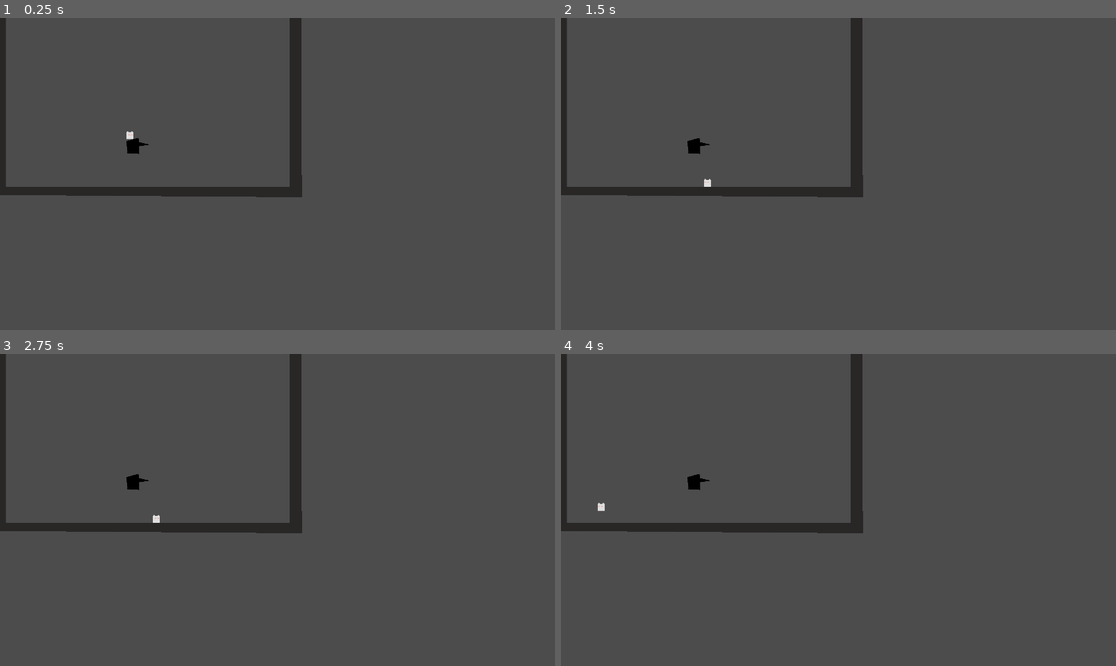
Above: before the commit, frames 1-4 (two rows, left to right).
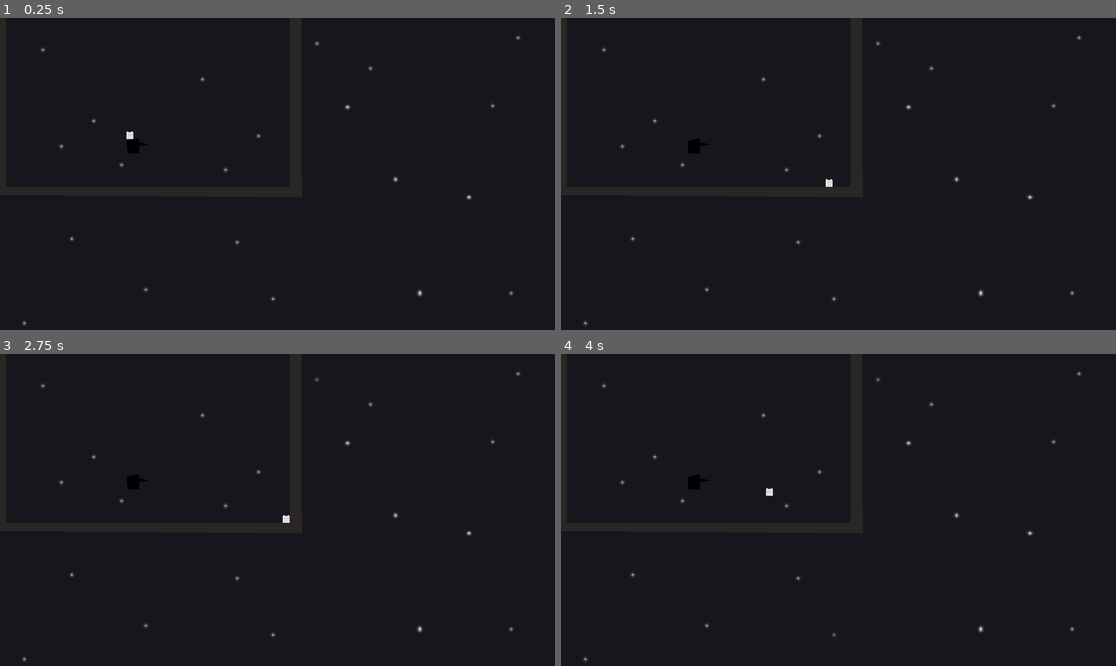
Above: after the commit, the same moments.

Repository: Chris-Qinn/Wolf-2
Game: Godot game, scene res://GameLevel.tscn
The game is run twice, just before and just after one commit, with the same random seed, the same clock (stepped at 60 frames per second) and the same inputs.
Inputs (mouse positions are in pixels of both pictures, inside the frame that each line leads up to):
- Up to frame 1 (0.25 s): no input
- Up to frame 2 (1.5 s): move the mouse to (960, 158) at 0.52 s; hold D (key_right) 0.53-1.28 s; hold Right mouse button (bounce, bound only before the commit) 0.53-1.28 s; tap Space (jump) at 0.77 s; tap Shift (dash, bound only before the commit) at 0.8, 1.35 s; move the mouse to (727, 189) at 1.27 s; hold S (key_down) from 1.28 s (still down)
- Up to frame 3 (2.75 s): tap Space (jump) at 1.52 s; right-click (166, 525) at 1.55 s; move the mouse to (333, 441) at 2.02 s; release S (key_down) at 2.03 s; hold D (key_right) from 2.03 s (still down); hold Right mouse button (bounce, bound only before the commit) from 2.03 s (still down); tap Shift (dash, bound only before the commit) at 2.3 s
- Up to frame 4 (4 s): tap Enter at 2.75 s; move the mouse to (810, 572) at 2.77 s; release D (key_right) at 2.78 s; release Right mouse button (bounce, bound only before the commit) at 2.78 s; hold W (key_up) 2.78-3.53 s; tap Shift (dash, bound only before the commit) at 2.85, 3.8 s; tap Space (jump) at 3.02, 3.77 s; right-click (810, 572) at 3.05 s; move the mouse to (1005, 556) at 3.52 s; hold A (key_left) from 3.53 s (still down); hold Right mouse button (bounce, bound only before the commit) from 3.53 s (still down)

The runs differ from the first frame. In frame 1, 96% of the frame differs, in the area x 0-100%, y 0-100%; in frame 2, 96%; in frame 3, 96%; in frame 4, 96%.

Commit message:
making starry background better
(incomplete)

Diff:
--- a/GameLevel.tscn
+++ b/GameLevel.tscn
@@ -1,7 +1,8 @@
-[gd_scene load_steps=3 format=2]
+[gd_scene load_steps=4 format=2]
 
 [ext_resource path="res://Wolf.tscn" type="PackedScene" id=1]
 [ext_resource path="res://platform_ish.tscn" type="PackedScene" id=2]
+[ext_resource path="res://starryskies.tscn" type="PackedScene" id=3]
 
 [node name="GameLevel" type="Node2D"]
 
@@ -23,3 +24,6 @@
 [node name="Polygon2D" type="Polygon2D" parent="KinematicBody2D/CollisionPolygon2D"]
 color = Color( 0.164706, 0.152941, 0.152941, 1 )
 polygon = PoolVector2Array( 20, -7.642, 20, 585, 1002, 585, 1002, -5.057, 1042.91, -5.05682, 1044.21, 620.443, -15.5258, 612.689, -11.6487, -17.9804 )
+
+[node name="Node2D" parent="." instance=ExtResource( 3 )]
+show_behind_parent = true
--- /dev/null
+++ b/ParallaxBackground.tscn
@@ -0,0 +1,9 @@
+[gd_scene load_steps=2 format=2]
+
+[ext_resource path="res://gimpassets/starrysky.png" type="Texture" id=1]
+
+[node name="ParallaxBackground" type="ParallaxBackground"]
+
+[node name="starrysky" type="Sprite" parent="."]
+position = Vector2( 958.486, 540.967 )
+texture = ExtResource( 1 )
--- /dev/null
+++ b/heart.tscn
@@ -0,0 +1,22 @@
+[gd_scene load_steps=7 format=2]
+
+[ext_resource path="res://gimpassets/heart.png" type="Texture" id=1]
+[ext_resource path="res://gimpassets/hearta1.png" type="Texture" id=2]
+[ext_resource path="res://gimpassets/hearta2.png" type="Texture" id=3]
+[ext_resource path="res://gimpassets/hearta4.png" type="Texture" id=4]
+[ext_resource path="res://gimpassets/hearta3.png" type="Texture" id=5]
+
+[sub_resource type="SpriteFrames" id=1]
+animations = [ {
+"frames": [ ExtResource( 1 ), ExtResource( 2 ), ExtResource( 3 ), ExtResource( 5 ), ExtResource( 4 ) ],
+"loop": true,
+"name": "default",
+"speed": 5.0
+} ]
+
+[node name="Node2D" type="Node2D"]
+
+[node name="AnimatedSprite" type="AnimatedSprite" parent="."]
+frames = SubResource( 1 )
+frame = 4
+playing = true
--- a/project.godot
+++ b/project.godot
@@ -74,20 +74,6 @@
 "events": [ Object(InputEventKey,"resource_local_to_scene":false,"resource_name":"","device":0,"alt":false,"shift":false,"control":false,"meta":false,"command":false,"pressed":false,"scancode":83,"unicode":0,"echo":false,"script":null)
  ]
 }
-dash={
-"deadzone": 0.5,
-"events": [ Object(InputEventKey,"resource_local_to_scene":false,"resource_name":"","device":0,"alt":false,"shift":false,"control":false,"meta":false,"command":false,"pressed":false,"scancode":16777237,"unicode":0,"echo":false,"script":null)
-, Object(InputEventJoypadButton,"resource_local_to_scene":false,"resource_name":"","device":0,"button_index":1,"pressure":0.0,"pressed":false,"script":null)
-, Object(InputEventJoypadButton,"resource_local_to_scene":false,"resource_name":"","device":0,"button_index":2,"pressure":0.0,"pressed":false,"script":null)
- ]
-}
-bounce={
-"deadzone": 0.5,
-"events": [ Object(InputEventJoypadButton,"resource_local_to_scene":false,"resource_name":"","device":0,"button_index":4,"pressure":0.0,"pressed":false,"script":null)
-, Object(InputEventJoypadButton,"resource_local_to_scene":false,"resource_name":"","device":0,"button_index":5,"pressure":0.0,"pressed":false,"script":null)
-, Object(InputEventMouseButton,"resource_local_to_scene":false,"resource_name":"","device":0,"alt":false,"shift":false,"control":false,"meta":false,"command":false,"button_mask":0,"position":Vector2( 0, 0 ),"global_position":Vector2( 0, 0 ),"factor":1.0,"button_index":2,"pressed":false,"doubleclick":false,"script":null)
- ]
-}
 
 [rendering]
 
--- /dev/null
+++ b/starryskies.tscn
@@ -0,0 +1,52 @@
+[gd_scene load_steps=10 format=2]
+
+[ext_resource path="res://gimpassets/biggerstarrysky1.png" type="Texture" id=1]
+[ext_resource path="res://gimpassets/biggerstarrysky-twinklenone.png" type="Texture" id=2]
+[ext_resource path="res://gimpassets/biggerstarrysky-twinkle1.png" type="Texture" id=3]
+[ext_resource path="res://gimpassets/biggerstarrysky-twinkle1a.png" type="Texture" id=4]
+[ext_resource path="res://gimpassets/biggerstarrysky-twinkle2a.png" type="Texture" id=5]
+[ext_resource path="res://gimpassets/biggerstarrysky-twinkle2.png" type="Texture" id=6]
+
+[sub_resource type="SpriteFrames" id=1]
+animations = [ {
+"frames": [  ],
+"loop": true,
+"name": "default",
+"speed": 5.0
+} ]
+
+[sub_resource type="SpriteFrames" id=2]
+animations = [ {
+"frames": [ ExtResource( 3 ), ExtResource( 4 ), ExtResource( 2 ), ExtResource( 2 ), ExtResource( 2 ) ],
+"loop": true,
+"name": "default",
+"speed": 1.0
+} ]
+
+[sub_resource type="SpriteFrames" id=3]
+animations = [ {
+"frames": [ ExtResource( 6 ), ExtResource( 5 ), ExtResource( 2 ), ExtResource( 2 ) ],
+"loop": true,
+"name": "default",
+"speed": 1.0
+} ]
+
+[node name="Node2D" type="Node2D"]
+
+[node name="sky" type="AnimatedSprite" parent="."]
+frames = SubResource( 1 )
+playing = true
+
+[node name="biggerstarrysky1" type="Sprite" parent="sky"]
+position = Vector2( 2048, 1080 )
+texture = ExtResource( 1 )
+
+[node name="twinkle1" type="AnimatedSprite" parent="sky/biggerstarrysky1"]
+frames = SubResource( 2 )
+frame = 2
+playing = true
+
+[node name="twinkle2" type="AnimatedSprite" parent="sky/biggerstarrysky1"]
+frames = SubResource( 3 )
+frame = 2
+playing = true
Not shown, added: dirt_stackable_chunk-pixilart.png.import
Not shown, added: gimpassets/Mock_Level.png.import
Binary file added: gimpassets/biggerstarrysky-twinkle1.png
Not shown, added: gimpassets/biggerstarrysky-twinkle1.png.import
Binary file added: gimpassets/biggerstarrysky-twinkle10.png
Not shown, added: gimpassets/biggerstarrysky-twinkle10.png.import
Binary file added: gimpassets/biggerstarrysky-twinkle10a.png
Not shown, added: gimpassets/biggerstarrysky-twinkle10a.png.import
Binary file added: gimpassets/biggerstarrysky-twinkle11.png
Not shown, added: gimpassets/biggerstarrysky-twinkle11.png.import
Binary file added: gimpassets/biggerstarrysky-twinkle11a.png
Not shown, added: gimpassets/biggerstarrysky-twinkle11a.png.import
(and 44 more such lines)
